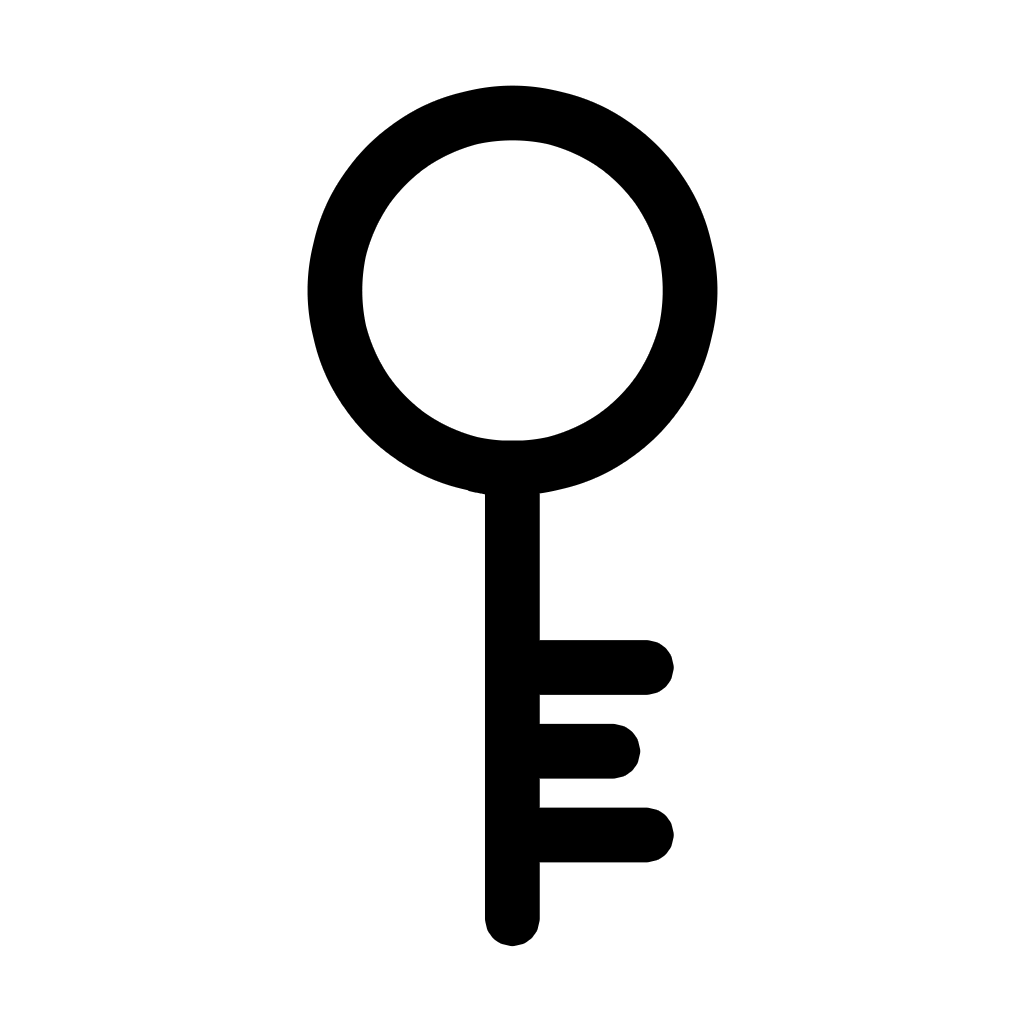
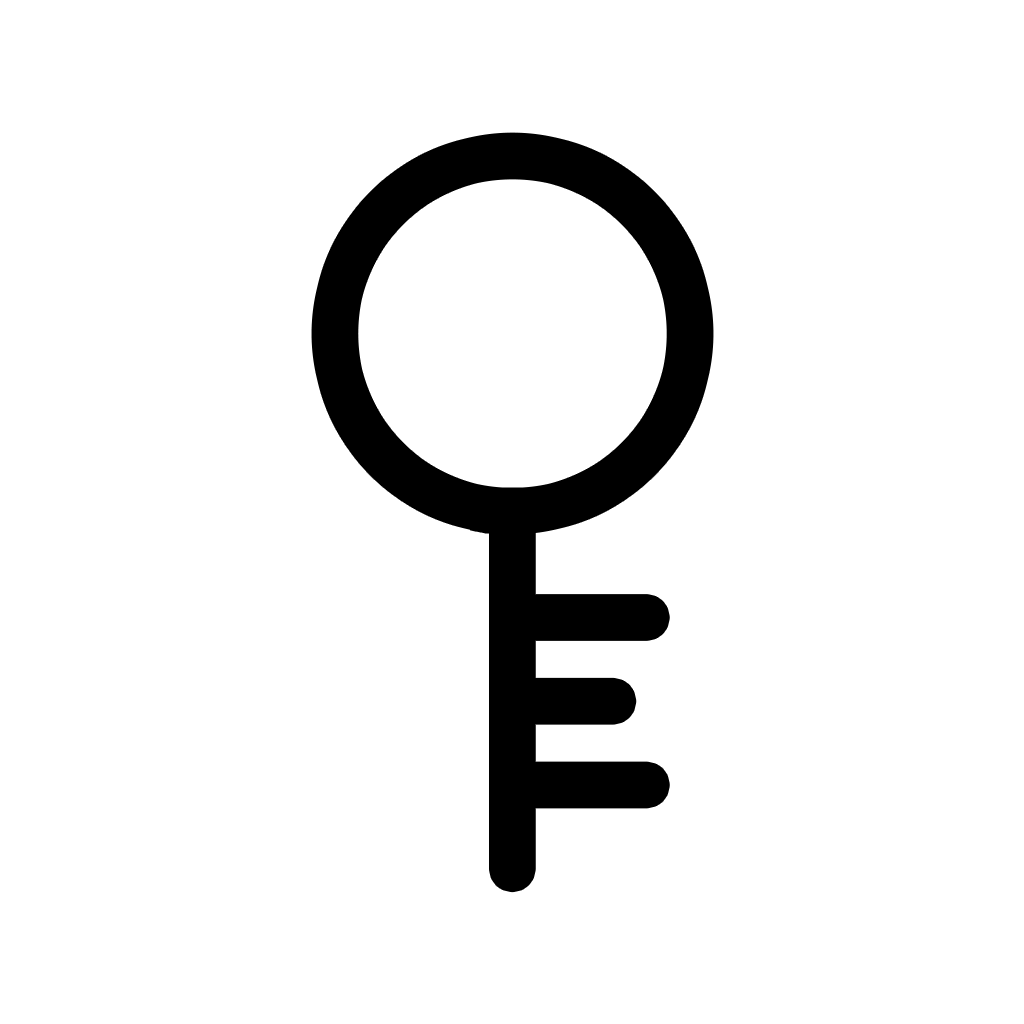
Layer changes from the first 1024 x 1024 image to the second:
added group "Group 1" with 2 layers above "key centered" over [323, 144, 702, 881]
showed "Circle", moved it into group "Group 1", painted on it over [323, 144, 702, 523]
added layer "Stick" in group "Group 1" over [532, 523, 659, 881]
hid "key centered" over [323, 101, 702, 931]
